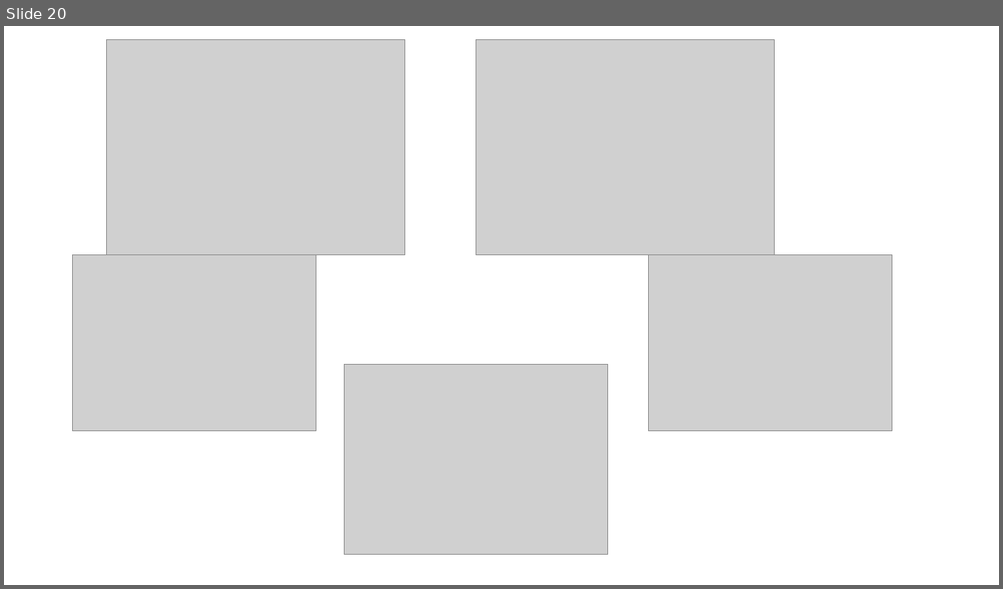
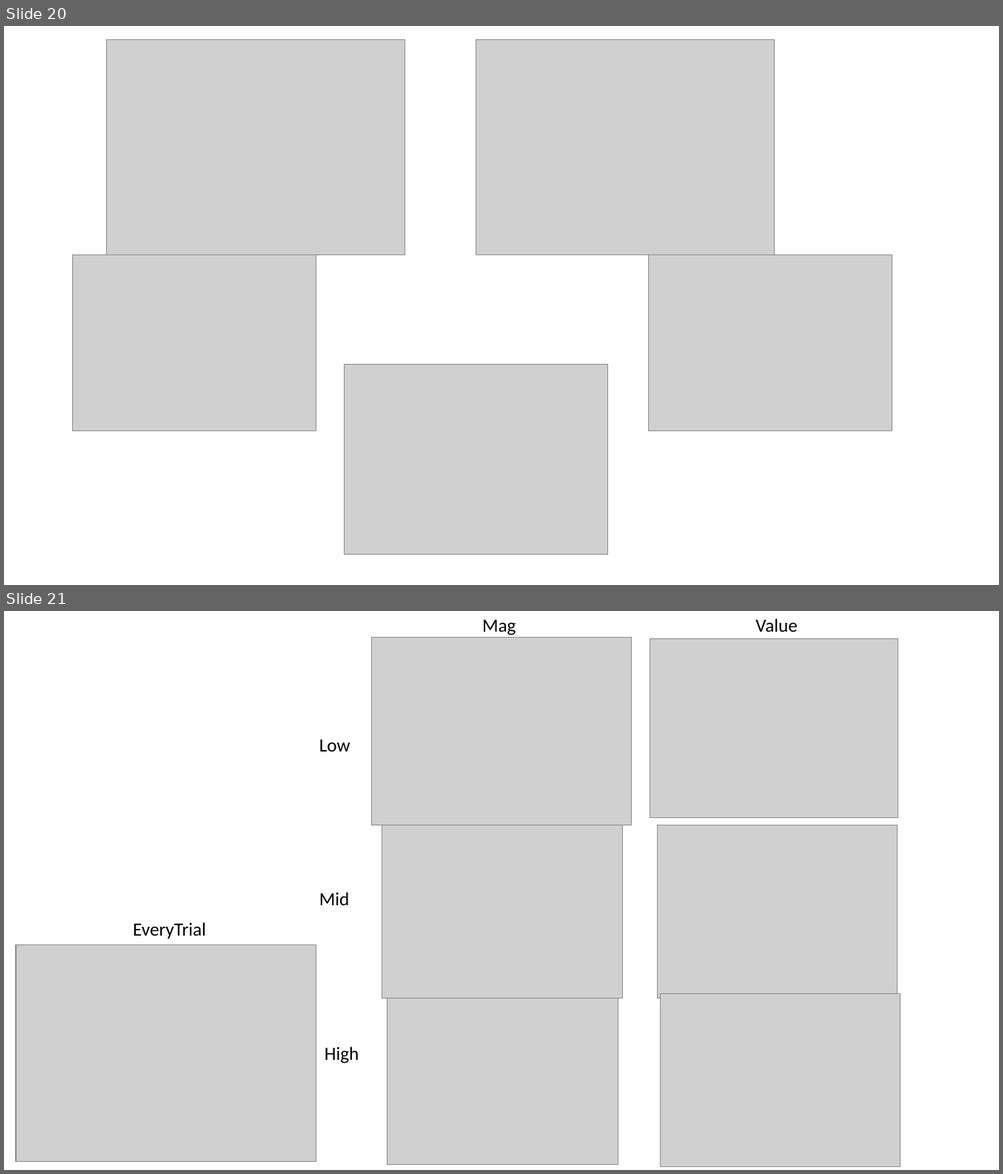
Before and after one commit to gpagnier/rampAnalysis, a slide deck: RampV03Presentation.pptx. Shown one above the other, each under a label of ours: slide 20 before the commit, slides 20 and 21 after it. The pictures are 1003x589 and 1003x1174 pixels, drawn with LibreOffice and Linux fonts; fonts in the diff are those of the drawing; grey boxes stand for pictures. Boxes give left, top, right and bottom in pixels: in the first picture for what was removed or moved away, otherwise in the second. Text is boxed around its words. In the diff, an @@ line names an element or a change of style, - is before the commit and + after.

```diff
--- a/RampV03Presentation.pptx
+++ b/RampV03Presentation.pptx
@@ slide 21 added at [4, 611, 999, 1170], background #FFFFFF @@
@@ text added at [482, 619, 515, 635], 18 pt, text #000000 @@
+Mag
@@ text added at [755, 618, 797, 632], 18 pt, text #000000 @@
+Value
@@ picture added at [371, 637, 632, 825] @@
@@ picture added at [650, 638, 898, 817] @@
@@ text added at [319, 739, 350, 752], 18 pt, text #000000 @@
+Low
@@ picture added at [382, 825, 623, 998] @@
@@ picture added at [657, 825, 897, 998] @@
@@ text added at [319, 892, 350, 906], 18 pt, text #000000 @@
+Mid
@@ text added at [133, 923, 206, 939], 18 pt, text #000000 @@
+EveryTrial
@@ picture added at [16, 945, 316, 1162] @@
@@ picture added at [387, 998, 617, 1165] @@
@@ picture added at [660, 994, 900, 1167] @@
@@ text added at [324, 1047, 359, 1064], 18 pt, text #000000 @@
+High
```
Also in this commit, not shown: 2 other files.
